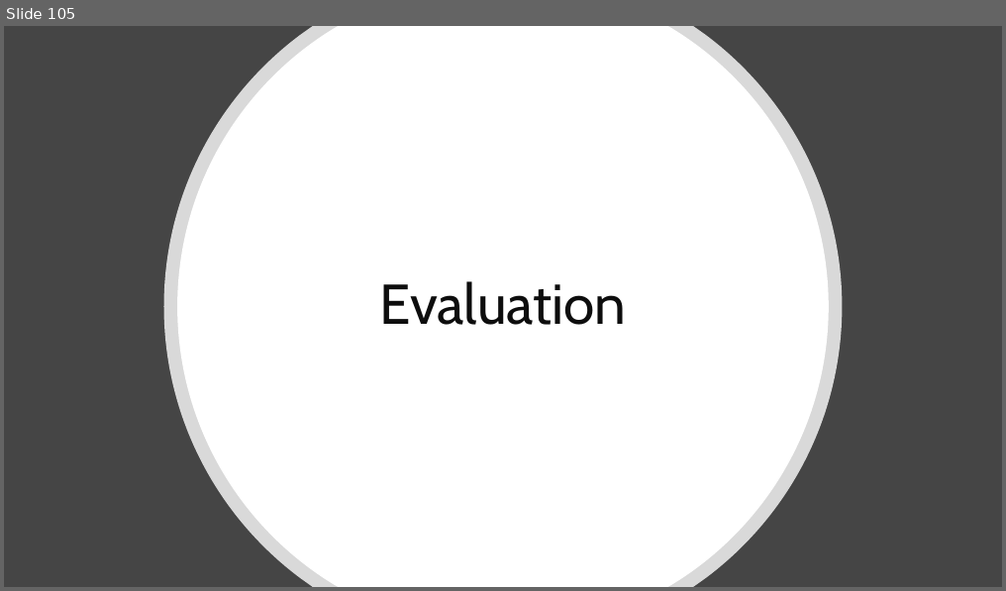
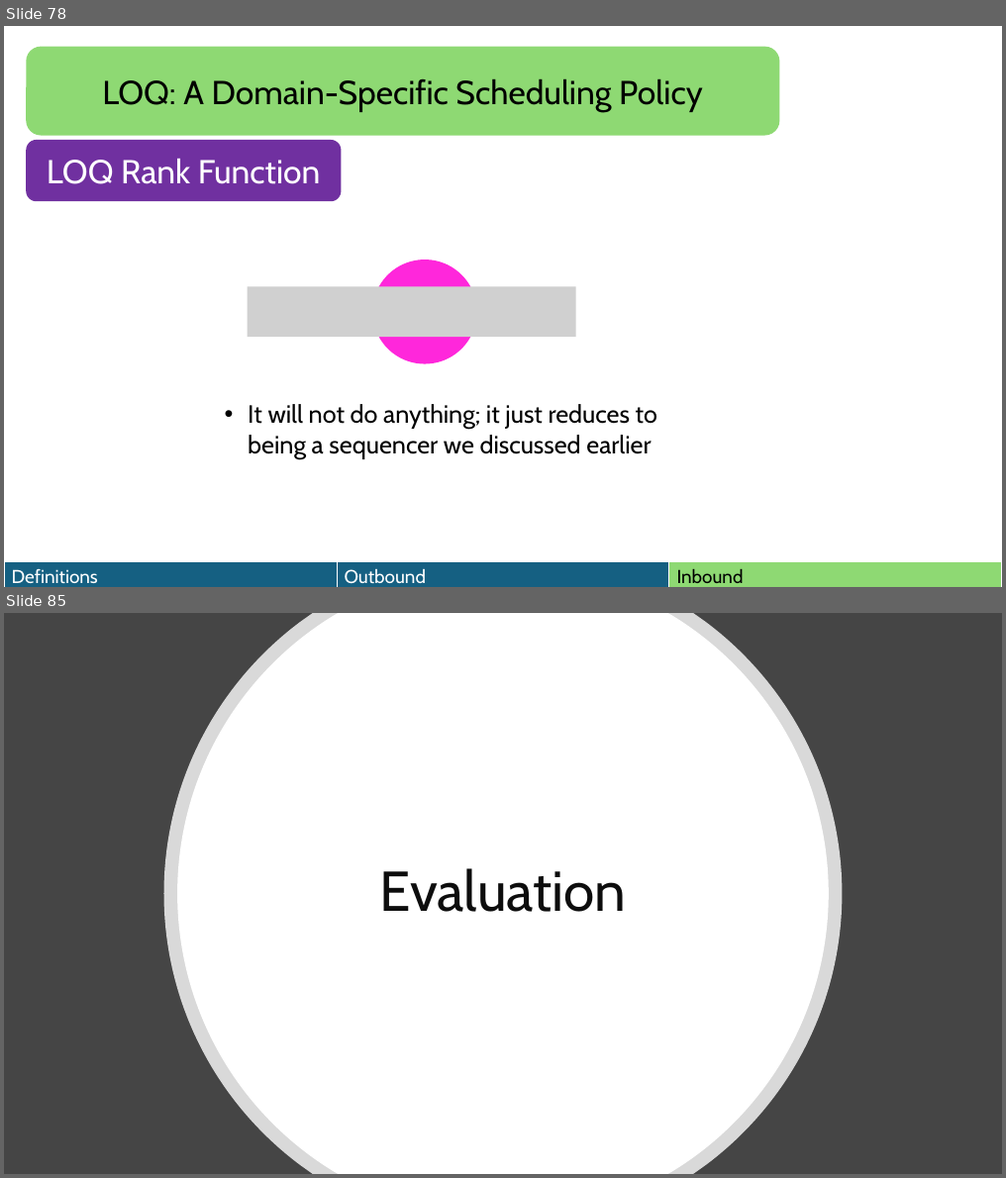
Before and after one commit to HaseebLUMS/Onyx-Presentation, a slide deck: thesis-latency-fairness.pptx. Shown one above the other, each under a label of ours: slide 105 before the commit, slides 78 and 85 after it; the slides between them are not shown. The pictures are 1006x591 and 1006x1178 pixels, drawn with LibreOffice and Linux fonts; fonts in the diff are those of the drawing; grey boxes stand for pictures. Boxes give left, top, right and bottom in pixels: in the first picture for what was removed or moved away, otherwise in the second. Text is boxed around its words. In the diff, an @@ line names an element or a change of style, - is before the commit and + after.

```diff
--- a/thesis-latency-fairness.pptx
+++ b/thesis-latency-fairness.pptx
@@ slide 78 added at [4,26,1002,587], background #FFFFFF @@
@@ rounded rectangle added at [26,46,779,135], fill #8ED973, 32 pt, text #000000 @@
+LOQ: A Domain-Specific Scheduling Policy
@@ rounded rectangle added at [26,140,341,201], fill #7030A0, 32 pt, text #FFFFFF @@
+LOQ Rank Function
@@ ellipse added at [372,260,477,365], fill #FF27DB, 40 pt, text #FFFFFF @@
+ts
@@ picture added at [248,286,576,337] @@
@@ text added at [248,404,657,460], 24 pt, text #000000 @@
+• It will not do anything; it just reduces to being a sequencer we discussed earlier
@@ table added at [4,563,1001,587], 1 rows, 3 columns @@
+Definitions | Outbound | Inbound
@@ what was slide 105 is now slide 85 @@
```
Also in this commit, not shown: 3 slides changed, 16 other slides added, 37 slides removed, 1 other file.
